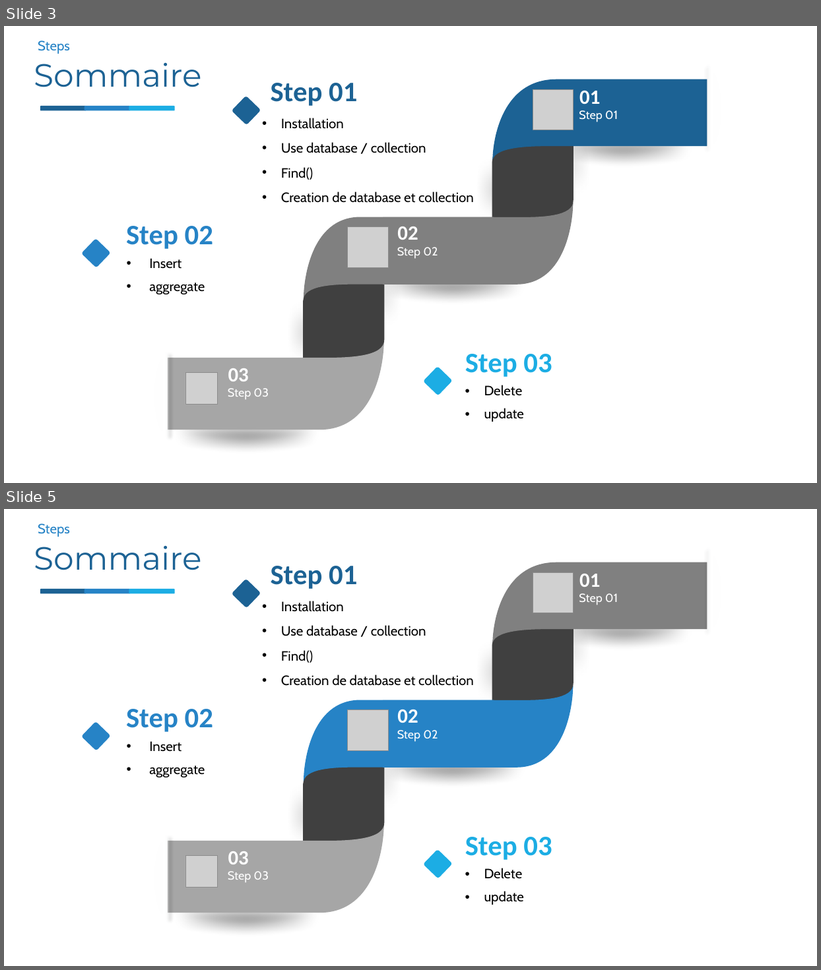
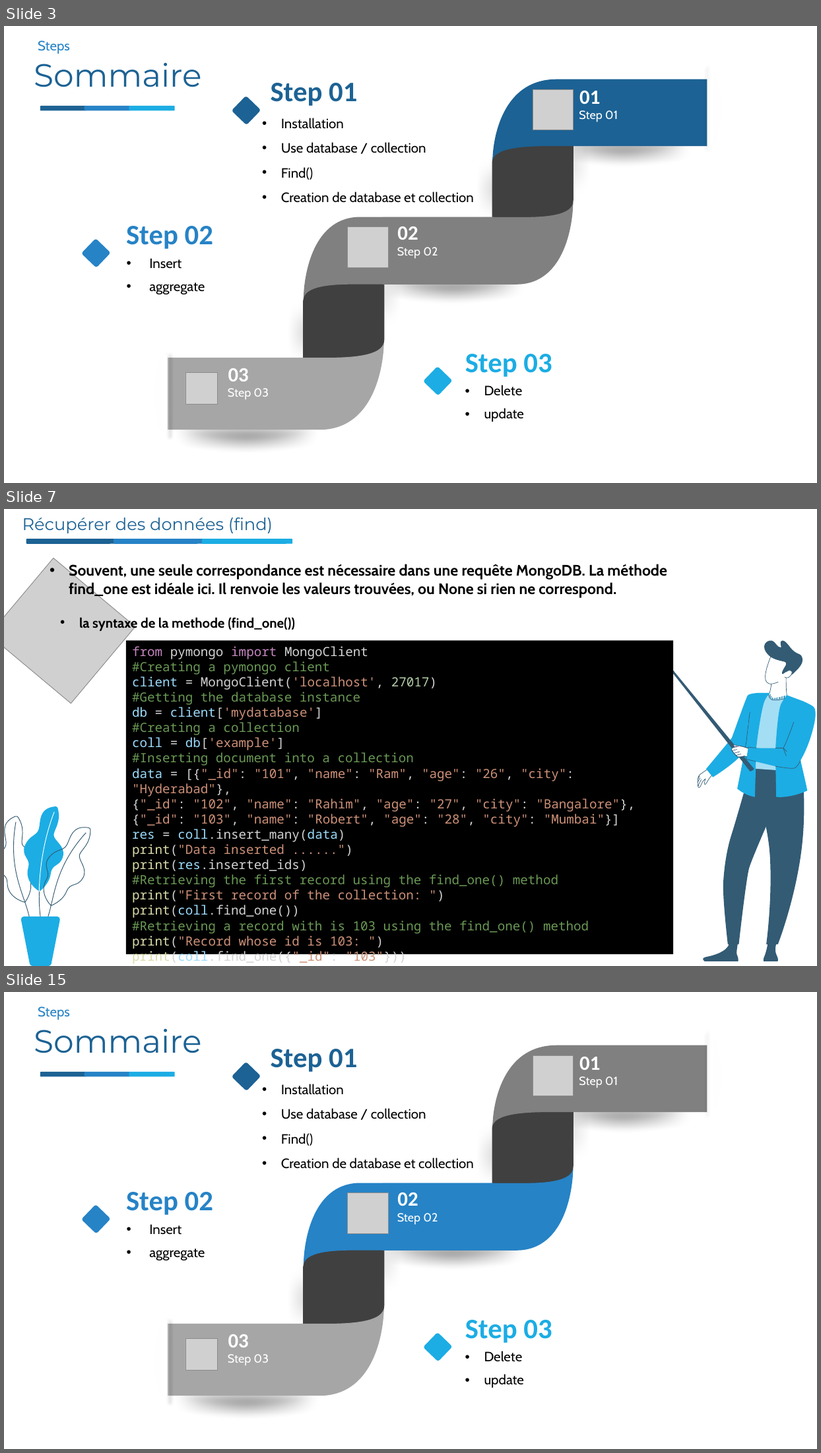
Before and after one commit to nourddine-benyahya/presentation-mongodb-python-todoapp-application, a slide deck: presontation mongodb&python/python&mongodb.pptx. Shown one above the other, each under a label of ours: slides 3 and 5 before the commit, slides 3, 7 and 15 after it; the slides between them are not shown. The pictures are 821x970 and 821x1453 pixels, drawn with LibreOffice and Linux fonts; fonts in the diff are those of the drawing; grey boxes stand for pictures; background and template pictures are left out. Boxes give left, top, right and bottom in pixels: in the first picture for what was removed or moved away, otherwise in the second. Text is boxed around its words. In the diff, an @@ line names an element or a change of style, - is before the commit and + after.

Commit message:
Add files via upload

```diff
--- a/presontation mongodb&python/python&mongodb.pptx
+++ b/presontation mongodb&python/python&mongodb.pptx
@@ slide 7 added at (4,509,817,966), background picture (left out) @@
@@ text added at (22,518,273,533), 20 pt, text #1C6294 @@
+Récupérer des données (find)
@@ rounded rectangle added at (26,539,116,544), fill #1C6294 @@
@@ rounded rectangle added at (114,539,204,544), fill #2683C6 @@
@@ rounded rectangle added at (202,539,292,544), fill #1CADE4 @@
@@ picture added at (4,559,135,704) @@
@@ text added at (69,564,667,598), 18 pt, text #000000, bold @@
+• Souvent, une seule correspondance est nécessaire dans une requête MongoDB. La méthode find_one est idéale ici. Il renvoie les valeurs trouvées, ou None si rien ne correspond.
@@ text added at (79,616,295,631), 16 pt, text #000000, bold @@
+• la syntaxe de la methode (find_one())
@@ rectangle added at (126,641,673,955), fill #000000, 15 pt, text #CE9178 @@
+from pymongo import MongoClient
+#Creating a pymongo client
+client = MongoClient('localhost', 27017)
+#Getting the database instance
+db = client['mydatabase']
+#Creating a collection
+coll = db['example']
+#Inserting document into a collection
+data = [{"_id": "101", "name": "Ram", "age": "26", "city": "Hyderabad"},
+{"_id": "102", "name": "Rahim", "age": "27", "city": "Bangalore"},
+{"_id": "103", "name": "Robert", "age": "28", "city": "Mumbai"}]
+res = coll.insert_many(data)
+print("Data inserted ......")
+print(res.inserted_ids)
+#Retrieving the first record using the find_one() method
+print("First record of the collection: ")
+print(coll.find_one())
+#Retrieving a record with is 103 using the find_one() method
+print("Record whose id is 103: ")
+print(coll.find_one({"_id": "103"}))
@@ group added at (659,641,816,962): 44 freeform shapes @@
@@ group added at (4,807,90,966): 8 freeform shapes @@
@@ what was slide 5 is now slide 15 @@
```
Also in this commit, not shown: 19 other slides added, 2 slides removed.
